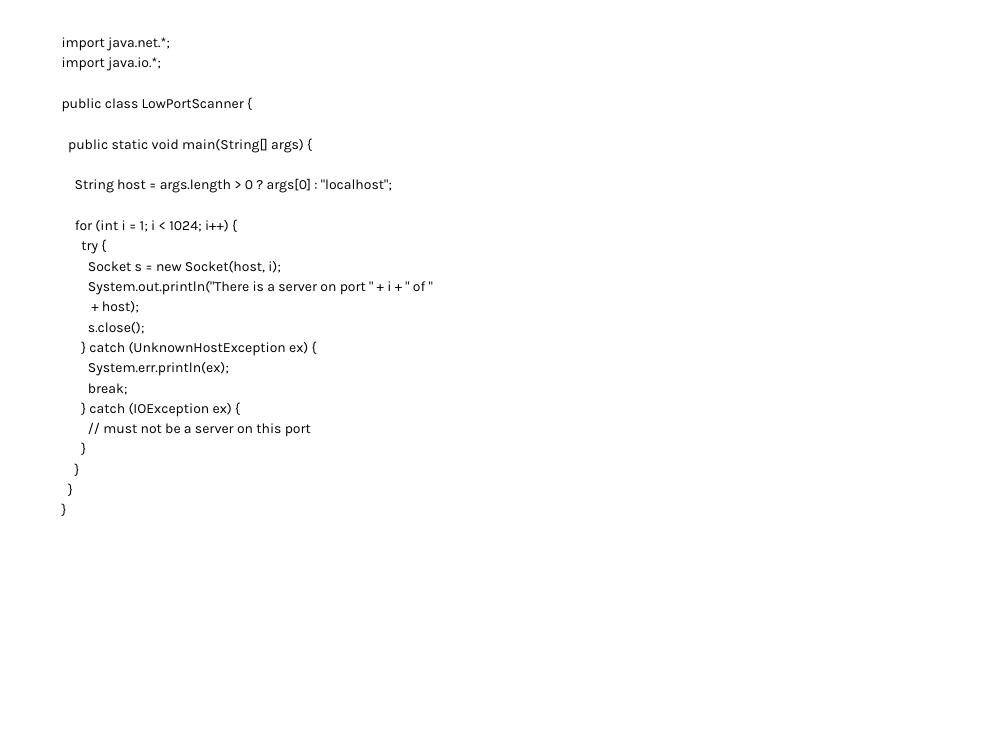
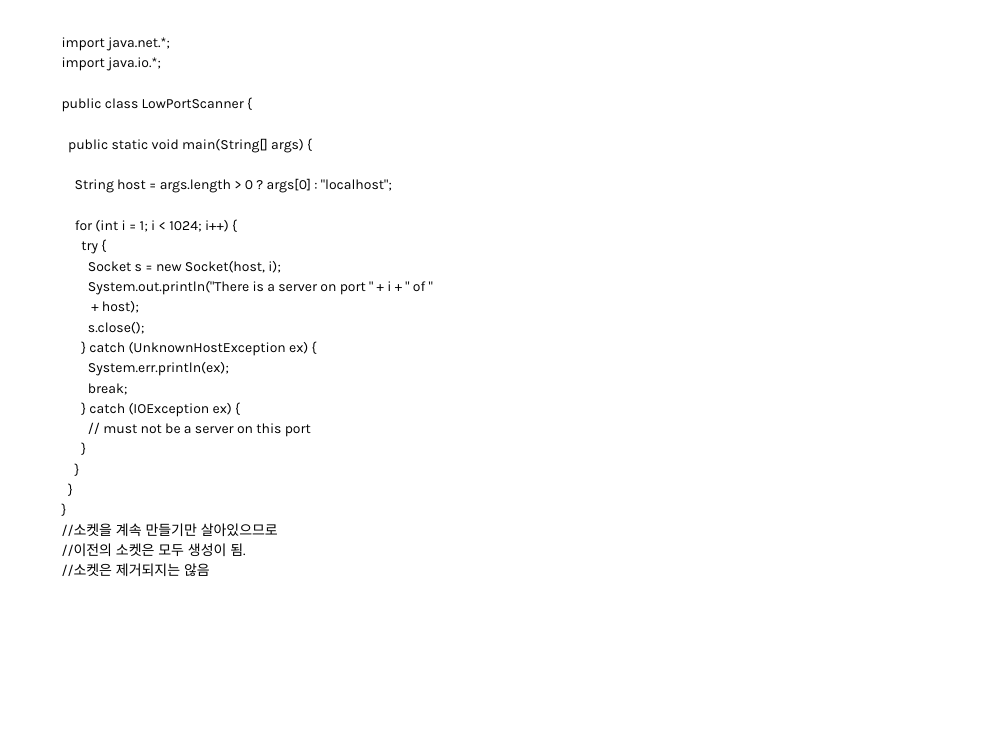
Before and after one commit to seleuchel/javaNetwork, a slide deck: slide 56 of ppt/167_chap08Socket.ppt. Drawn at 1008x756 pixels with LibreOffice and Linux fonts; fonts in the diff are those of the drawing; background and template pictures are left out. Boxes give left, top, right and bottom in pixels: in the first picture for what was removed or moved away, otherwise in the second. Text is boxed around its words. In the diff, an @@ line names an element or a change of style, - is before the commit and + after.

```diff
--- a/ppt/167_chap08Socket.ppt
+++ b/ppt/167_chap08Socket.ppt
@@ text at (62, 523, 278, 576): paragraphs added @@
+//소켓을 계속 만들기만 살아있으므로
+//이전의 소켓은 모두 생성이 됨.
+//소켓은 제거되지는 않음
```
Also in this commit, not shown: 18 other slides changed, 1 slide added, 9 other files.
